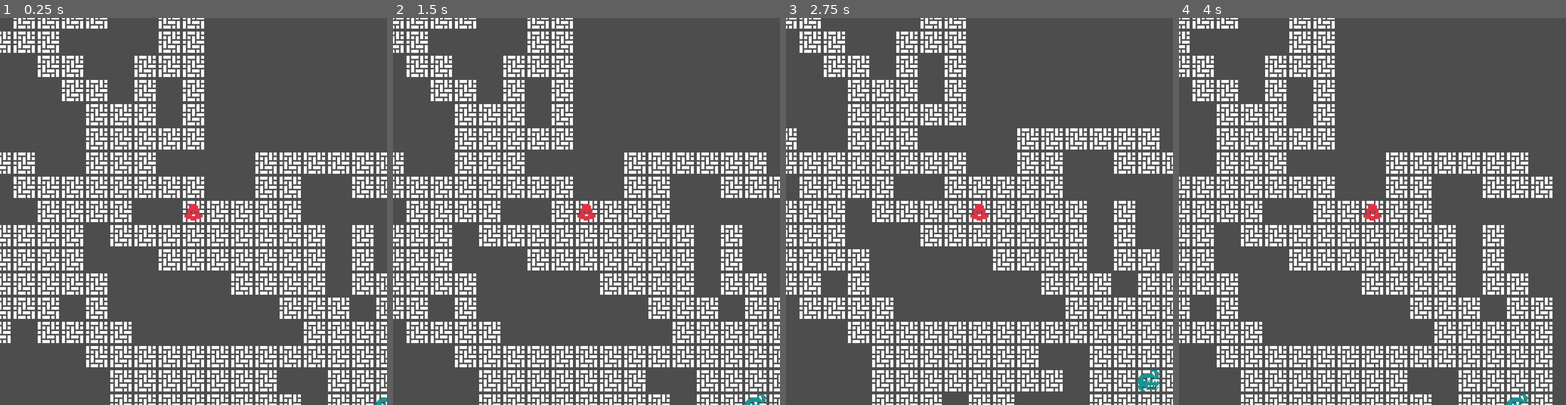
Above: before the commit, frames 1-4 (left to right).
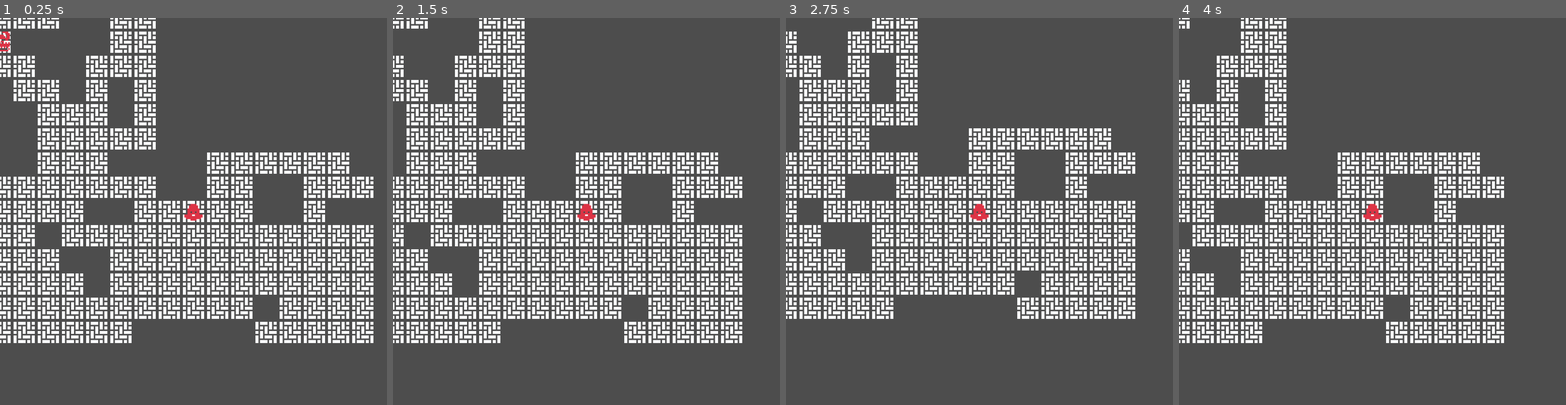
Above: after the commit, the same moments.

Repository: jimkang/throng
Game: Godot game, scene res://throng_root_node.tscn
Two runs of this game, one before a commit and one after it. Both use one fixed random seed, a clock stepped at 60 frames per second and the inputs below.
Inputs:
- Up to frame 1 (0.25 s): no input
- Up to frame 2 (1.5 s): tap Enter at 0.5 s; hold Right (ui_right) 0.53-1.28 s; tap Space at 1.25 s; hold Down (ui_down) from 1.28 s (still down)
- Up to frame 3 (2.75 s): tap Enter at 2 s; release Down (ui_down) at 2.03 s; hold Right (ui_right) from 2.03 s (still down)
- Up to frame 4 (4 s): tap Space at 2.75 s; release Right (ui_right) at 2.78 s; hold Up (ui_up) 2.78-3.53 s; tap Enter at 3.5 s; hold Left (ui_left) from 3.53 s (still down)

The runs differ from the first frame. In frame 1, 23% of the frame differs, in the area x 0-100%, y 0-100%; in frame 2, 23%; in frame 3, 24%; in frame 4, 22%.

Commit message:
Sort throng by closeness to movement direction to avoid intrathrong bumps. awaiting physics frames and updating sprites in different frames causes flicker. Will have to batch sprite updates later. Leaving tweening experiments in comments.

Diff:
--- a/hierarchy.gd
+++ b/hierarchy.gd
@@ -5,3 +5,26 @@
 	var filtered = array.filter(test)
 	if filtered.size() > 0:
 		return filtered[0]
+
+# Returns false if a should come before b.
+static func compare_leftward(a: Node, b: Node) -> bool:
+	assert(a is Node2D)
+	assert(b is Node2D)
+	return a.position.x < b.position.x
+	# If a is left of b, return false to make it get sorted first.
+
+static func compare_rightward(a: Node, b: Node) -> bool:
+	assert(a is Node2D)
+	assert(b is Node2D)
+	return a.position.x > b.position.x
+
+static func compare_topwise(a: Node, b: Node) -> bool:
+	assert(a is Node2D)
+	assert(b is Node2D)
+	return a.position.y < b.position.y
+
+static func compare_bottomwise(a: Node, b: Node) -> bool:
+	assert(a is Node2D)
+	assert(b is Node2D)
+	print(a.position, ' and ', b.position, ' result', a.position.y > b.position.y)
+	return a.position.y > b.position.y
--- a/individual.gd
+++ b/individual.gd
@@ -32,6 +32,7 @@
 				result = true
 
 	result_array.append(result)
+	return result
 
 func cell_data_at_pos(pos: Vector2) -> TileData:
 	var next_cell_pos = tilemap.local_to_map(tilemap.to_local(pos))
--- a/throng.gd
+++ b/throng.gd
@@ -8,35 +8,72 @@
 func _ready():
 	pass # Replace with function body.
 
-func _process(_delta):
-	handle_move()
+func _input(event):
+	handle_move(event)
 
-func handle_move():
+func handle_move(event):
 	var x = 0
 	var y = 0
-	if Input.is_action_just_released("ui_left"):
+	if event.is_action_released("ui_left"):
 		x -= 1
-	if Input.is_action_just_released("ui_right"):
+	if event.is_action_released("ui_right"):
 		x += 1
-	if Input.is_action_just_released("ui_up"):
+	if event.is_action_released("ui_up"):
 		y -= 1
-	if Input.is_action_just_released("ui_down"):
+	if event.is_action_released("ui_down"):
 		y += 1
 
 	if x != 0 or y != 0:
-		var move = Vector2(x * move_size, y * move_size)
-		var result_array = []
-		# Next: See if there's a way to call the group in order to avoid
-		# unnecessary bumps among throng members.
-		get_tree().call_group(self.throng_id, 'move', move, result_array)
-		print('move_results: ', result_array)
-		var part_of_throng_moved = false
-		for result in result_array:
-			if result:
-				part_of_throng_moved = true
-				break
-		if part_of_throng_moved:
-			self.position += move
+		move_throng(x, y)
+
+func move_throng(x: int, y: int):
+	var move = Vector2(x * move_size, y * move_size)
+	var result_array = []
+	# Next: See if there's a way to call the group in order to avoid
+	# unnecessary bumps among throng members.
+	var sort_fn = Hierarchy.compare_leftward
+	if x > 0:
+		sort_fn = Hierarchy.compare_rightward
+	else:
+		if x == 0:
+			if y > 0:
+				sort_fn = Hierarchy.compare_bottomwise
+			else:
+				sort_fn = Hierarchy.compare_topwise
+
+	var individuals = get_tree().get_nodes_in_group(self.throng_id)
+	print('pre-sort: ', individuals)
+	individuals.sort_custom(sort_fn)
+	print('post-sort: ', individuals)
+
+	var last_individual_did_move = false
+	for individual in individuals:
+		if last_individual_did_move:
+			await get_tree().physics_frame
+		assert(individual is Individual)
+		print('Moving: ', individual.name)
+		last_individual_did_move = individual.move(move, result_array)
+		#print('individual call back from await')
+
+	#get_tree().call_group(self.throng_id, 'move', move, result_array)
+	# We need to update the camera in the same frame that we move the sprites
+	# in to avoid flicker. That's why we don't await physics_frame between a
+	# sprite update and the camera move below.
+	var part_of_throng_moved = false
+	for result in result_array:
+		if result:
+			part_of_throng_moved = true
+			break
+	if part_of_throng_moved:
+		#await get_tree().physics_frame
+		#var tween = get_tree().create_tween()
+		#tween.tween_property(self, 'position', self.position + move, 1)
+		#await get_tree().create_timer(0.1).timeout
+		##call_deferred('move', move)
+		self.position += move
+
+func move(move_by: Vector2):
+	self.position += move_by
 
 func add(individual: Node):
 	if not individual.get_meta('individual'):
--- a/throng_root_node.gd
+++ b/throng_root_node.gd
@@ -17,6 +17,8 @@
 #var dungeon_tile_set = preload('res://throng_dungeon_tile_set.tres').instantiate()
 # Called when the node enters the scene tree for the first time.
 func _ready():
+	add_user_signal('individual_move_done', [{'name': 'result', 'type': TYPE_BOOL }])
+
 	var tilemap = $dungeon_tilemap
 	tilemap.add_layer(0)
 	var floor_points = $map_gen.generate_map(
@@ -47,11 +49,12 @@
 		print('is NOT class')
 	throng.position = player.position
 
-	var alligator = Alligator.instantiate()
-	var alligator_location = Vector2(possible_individual_locations.pick_random())
-	alligator.position = (alligator_location + half_unit_vec) * tile_size
-	possible_individual_locations.erase(alligator_location)
-	add_child(alligator)
+	for i in 2:
+		var alligator = Alligator.instantiate()
+		var alligator_location = Vector2(possible_individual_locations.pick_random())
+		alligator.position = (alligator_location + half_unit_vec) * tile_size
+		possible_individual_locations.erase(alligator_location)
+		add_child(alligator)
 
 	throng.add(player)
 
--- a/throng_root_node.tscn
+++ b/throng_root_node.tscn
@@ -9,7 +9,7 @@
 
 [node name="throng_root_node" type="Node2D"]
 script = ExtResource("1_q6lao")
-map_dimensions = Vector2i(24, 32)
+map_dimensions = Vector2i(24, 24)
 map_gen_iteration_range = [4, 7]
 map_gen_branch_len_range = [2.0, 12.0]
 tile_size = 64
